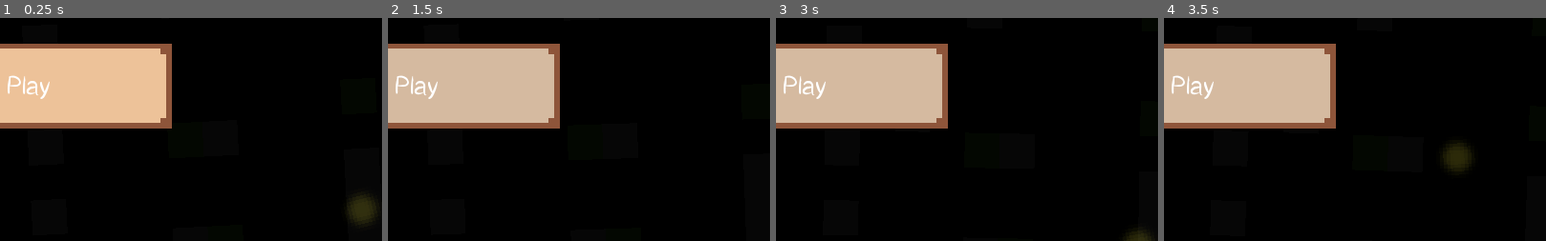
Above: before the commit, frames 1-4 (left to right).
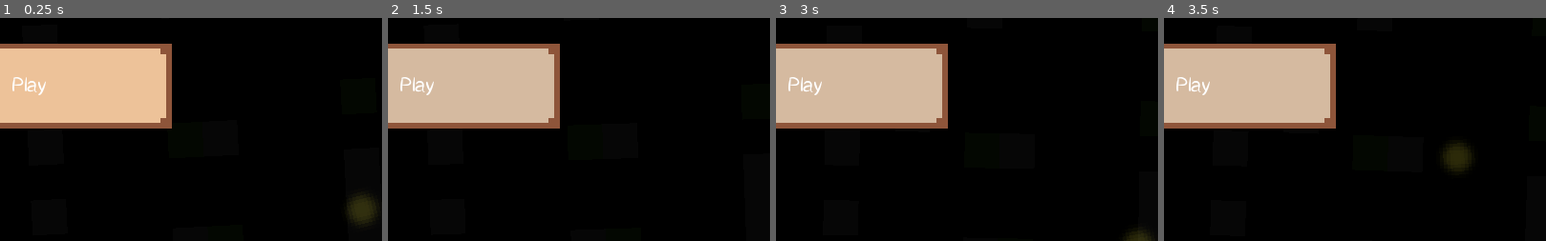
Above: after the commit, the same moments.

Repository: Antricks/candle-wowie-jam
Game: Godot game, scene res://scenes/StartMenu.tscn
Same seed, same stepped clock (60 frames per second), same inputs: the game is played once before the commit and once after it.
Inputs:
- Up to frame 1 (0.25 s): no input
- Up to frame 2 (1.5 s): click "Play" at 0.5 s; click "Play" at 1.25 s
- Up to frame 3 (3 s): click "Play" at 2 s
- Up to frame 4 (3.5 s): no input
The pictures show only the part of the screen within x 45-95%, y 50-100%; the shares and areas given below are measured in that part.

The runs differ from the first frame. In frame 1, 0.4% of the frame differs, in the area x 2-13%, y 25-37%; in frame 2, 0.4%; in frame 3, 0.4%; in frame 4, 0.4%.

Commit message:
Revert "Changed btnText size"
This reverts commit 4c7445810aaeeccb35a725e93acedbe38e1ac230.

Diff:
--- a/scenes/Button.tscn
+++ b/scenes/Button.tscn
@@ -7,7 +7,7 @@
 [ext_resource path="res://fonts/cat-cafe.ttf" type="DynamicFontData" id=5]
 
 [sub_resource type="DynamicFont" id=1]
-size = 33
+size = 26
 font_data = ExtResource( 5 )
 
 [node name="Button" type="TextureButton"]
@@ -24,9 +24,9 @@
 anchor_top = 0.5
 anchor_right = 0.5
 anchor_bottom = 0.5
-margin_left = -46.5
-margin_top = -19.0
-margin_right = 46.5
-margin_bottom = 19.0
+margin_left = -39.855
+margin_top = -16.025
+margin_right = 34.145
+margin_bottom = 13.975
 custom_fonts/font = SubResource( 1 )
 text = "Button"
